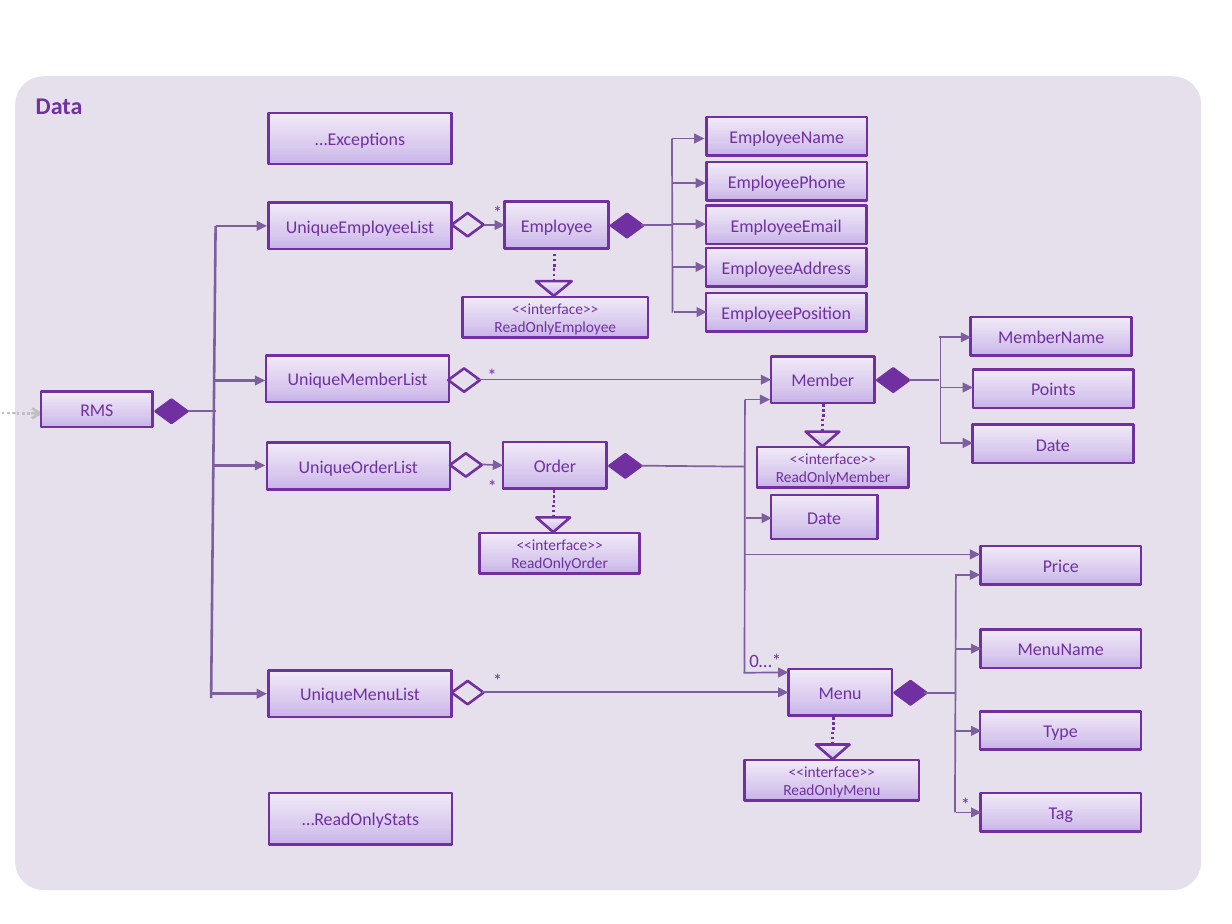
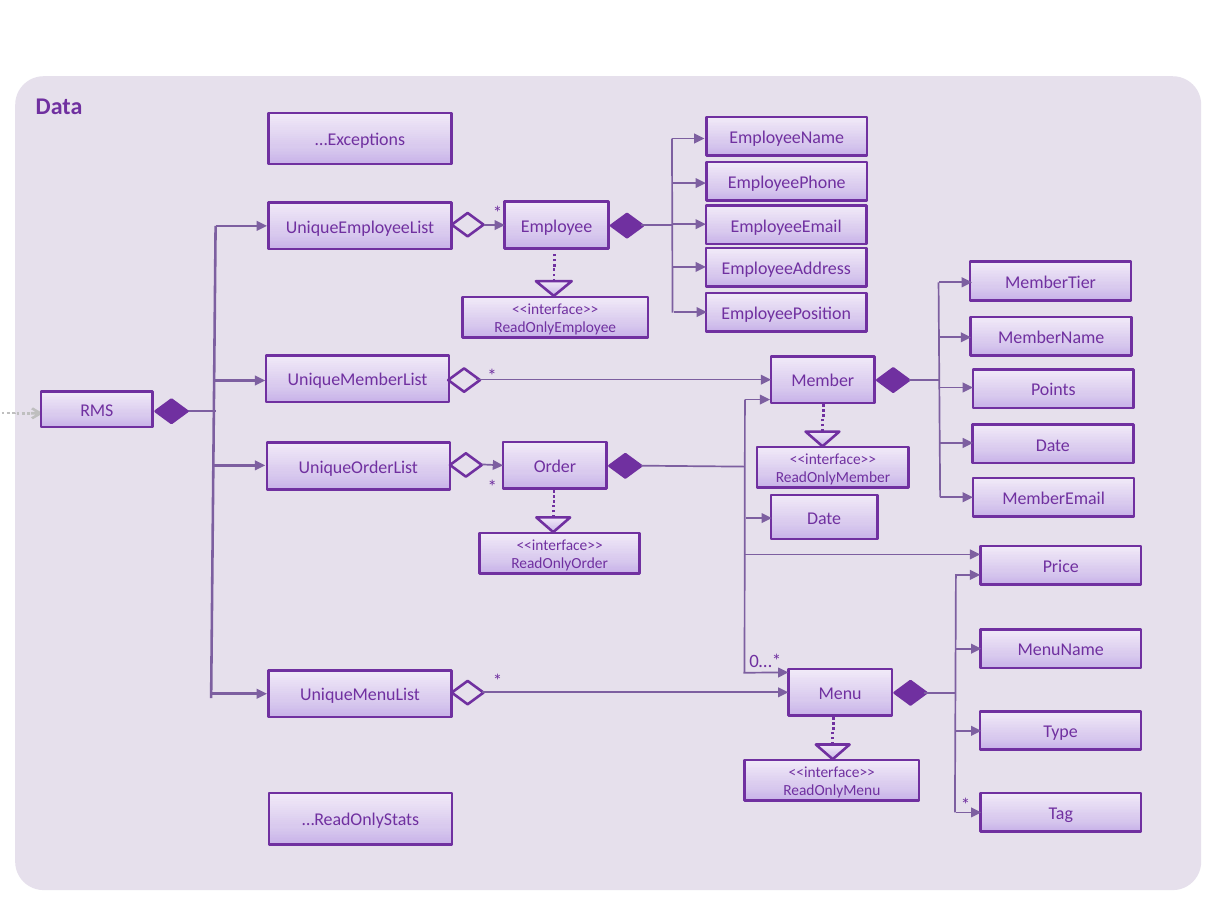
Before and after one commit to nusCS2113-AY1819S1/addressbook-level3, a slide deck: slide 6 of docs/Diagrams.pptx. Drawn at 1232x924 pixels with LibreOffice and Linux fonts; fonts in the diff are those of the drawing. Boxes give left, top, right and bottom in pixels: in the first picture for what was removed or moved away, otherwise in the second. Text is boxed around its words. In the diff, an @@ line names an element or a change of style, - is before the commit and + after.

```diff
--- a/docs/Diagrams.pptx
+++ b/docs/Diagrams.pptx
@@ rectangle added at box(970, 262, 1131, 301), fill gradient #C9B5E8 to #D8CBEE to #F0EAF9, outline #7030A0 1.5 pt, 10.5 pt, text #7030A0 @@
+MemberTier
@@ line moved from (940, 338) - (940, 444) to (939, 282) - (940, 498) @@
@@ arrow added from (940, 282) to (972, 282), #7D60A0 1 pt @@
@@ rectangle added at box(973, 478, 1135, 516), fill gradient #C9B5E8 to #D8CBEE to #F0EAF9, outline #7030A0 1.5 pt, 10.5 pt, text #7030A0 @@
+MemberEmail
@@ arrow added from (940, 498) to (973, 498), #7D60A0 1 pt @@
```
Also in this commit, not shown: 4 other files.
